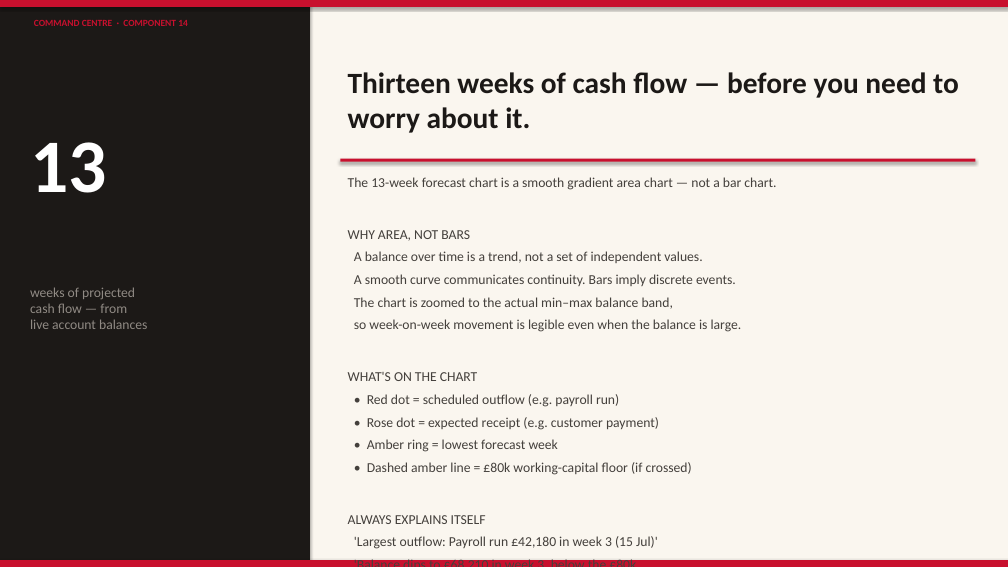
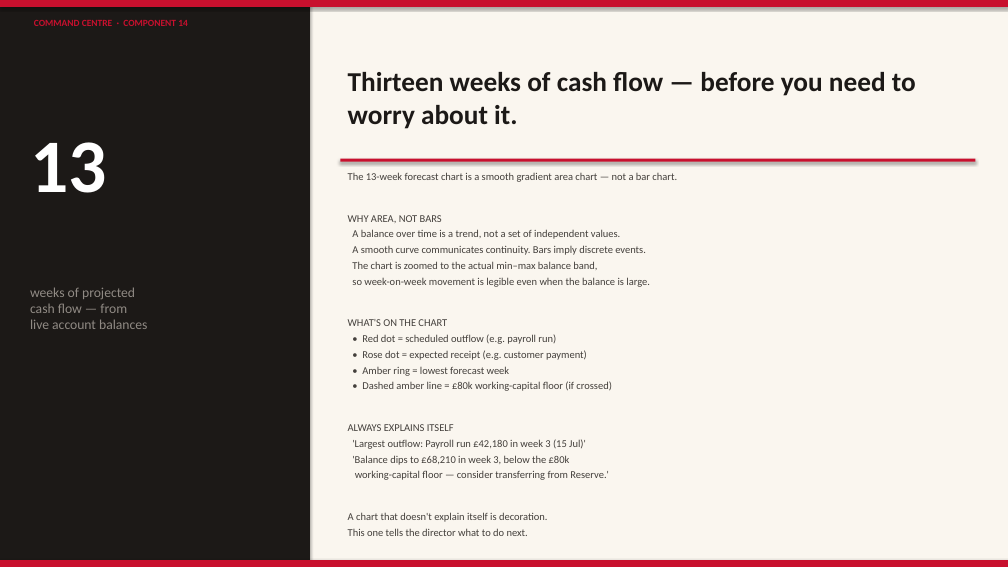
Before and after one commit to imscots-ui/santander, a slide deck: slide 12 of Santander_LimitedCompany_Walkthrough.pptx. Drawn at 1008x567 pixels with LibreOffice and Linux fonts; fonts in the diff are those of the drawing. Boxes give left, top, right and bottom in pixels: in the first picture for what was removed or moved away, otherwise in the second. Text is boxed around its words. In the diff, an @@ line names an element or a change of style, - is before the commit and + after.

```diff
--- a/Santander_LimitedCompany_Walkthrough.pptx
+++ b/Santander_LimitedCompany_Walkthrough.pptx
@@ text "Thirteen weeks of cash flow ..." at [348,72,916,129]: size 28 to 26 pt @@
@@ text "The 13-week forecast chart is ..." at [348,172,677,536]: size 13 to 10 pt; less space between paragraphs @@
```
Also in this commit, not shown: 4 other slides changed, 8 other files.
